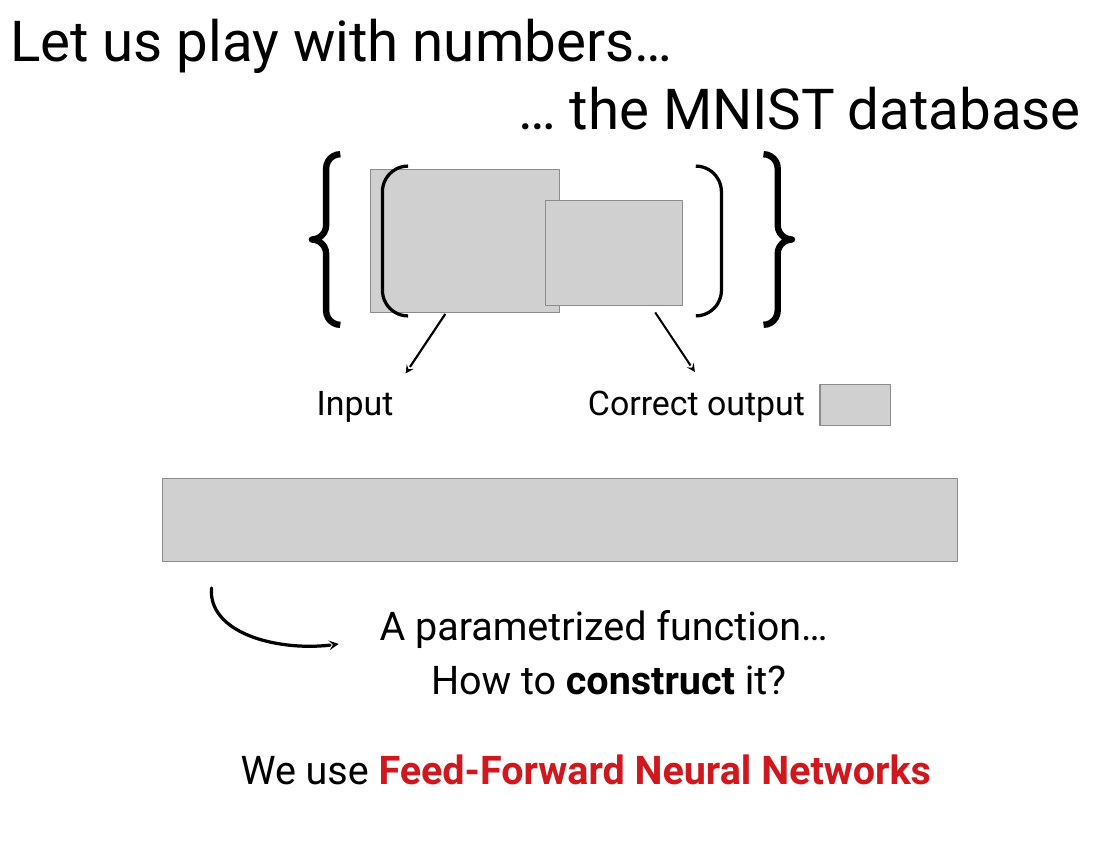
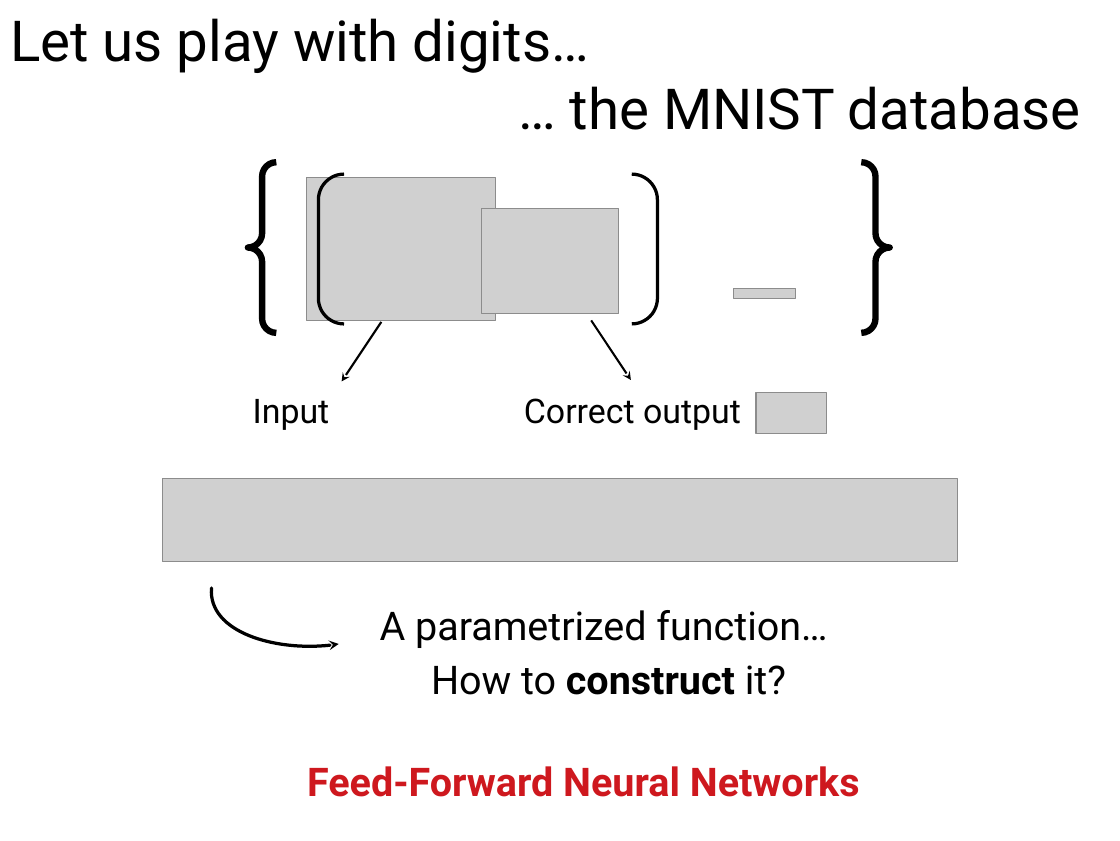
Before and after one commit to ansuini/Winter_School_QLS_2018, a slide deck: slide 5 of Lecture1/slides/Alberto_DeepLearning.odp (slide 4 before the commit). Drawn at 1120x841 pixels with LibreOffice and Linux fonts; fonts in the diff are those of the drawing; grey boxes stand for pictures; background and template pictures are left out. Boxes give left, top, right and bottom in pixels: in the first picture for what was removed or moved away, otherwise in the second. Text is boxed around its words. In the diff, an @@ line names an element or a change of style, - is before the commit and + after.

```diff
--- a/Lecture1/slides/Alberto_DeepLearning.odp
+++ b/Lecture1/slides/Alberto_DeepLearning.odp
@@ text at [10, 18, 589, 73]: text changed @@
-Let us play with numbers…
+Let us play with digits…
@@ brace pair: place and size @@
-brace pair at [312, 154, 792, 325]
+brace pair at [248, 163, 890, 333]
@@ picture added at [734, 289, 796, 298] @@
@@ 3 pictures, 2 texts, 2 arrows, 1 bracket pair: place and size @@
-3 pictures, 2 texts, 2 arrows, 1 bracket pair at [317, 166, 890, 425]
+3 pictures, 2 texts, 2 arrows, 1 bracket pair at [253, 174, 826, 433]
@@ text at [307, 766, 860, 797]: text changed @@
-We use Feed-Forward Neural Networks
+Feed-Forward Neural Networks
```
Also in this commit, not shown: 6 other slides changed, 4 slides added, 3 slides removed, 4 other files.
